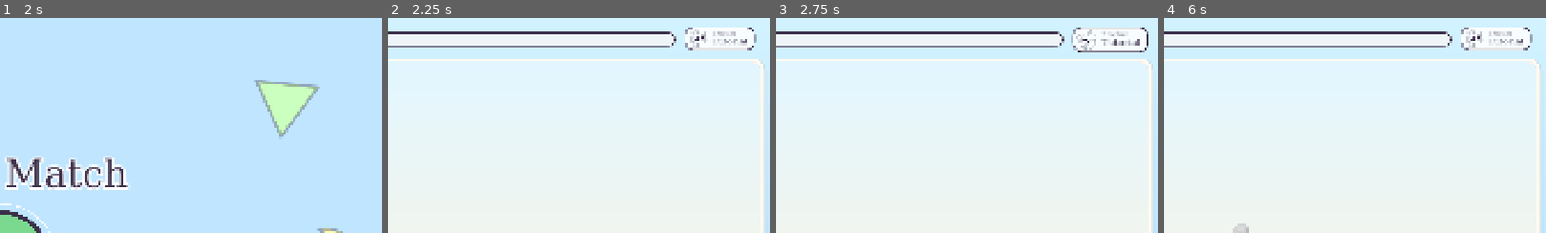
Above: before the commit, frames 1-4 (left to right).
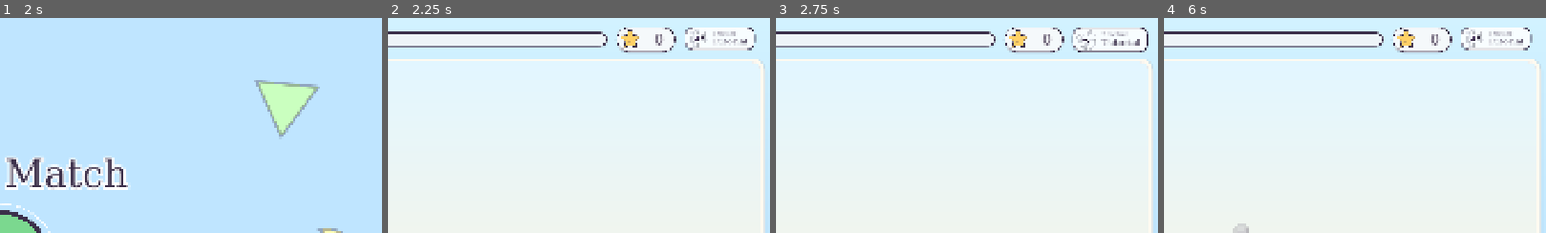
Above: after the commit, the same moments.

Repository: ooooonnnnn/Colorblind-Shape-Match
Game: Godot game, scene res://splash.tscn
Same seed, same stepped clock (60 frames per second), same inputs: the game is played once before the commit and once after it.
Inputs (mouse positions are % of the whole screen's width and height, from its top left):
- Up to frame 1 (2 s): tap Enter (ui_accept) at 0.5, 0.77 s; move the mouse to (72, 45) at 0.52 s; click (72, 45) at 0.67 s; drag from (30, 55) to (45, 70) at 1.27 s
- Up to frame 2 (2.25 s): click (50, 57) at 2 s
- Up to frame 3 (2.75 s): no input
- Up to frame 4 (6 s): click (3, 5) at 2.75 s; click (43, 55) at 3.52 s; click (3, 5) at 4.25 s; click (57, 55) at 5.02 s; click (50, 57) at 5.75 s
The pictures show only the part of the screen within x 50-100%, y 0-50%; the shares and areas given below are measured in that part.

Frame 1 is identical in both runs. In frame 2, 1.4% of the frame differs, in the area x 55-76%, y 4-16%; in frame 3, 1.4%; in frame 4, 1.4%.

Commit message:
Count the stars earned this run, with each level's star flying in
A pill in the header, beside the star meter, shows a happy star and how
many levels have been cleared this run. A cleared level's cheering star
no longer shrinks away after its moment in the middle: it flies off into
the counter, spinning and shrinking to fit, and the count goes up with a
bump, a sparkle and a bling. The tutorial's star, which doesn't count,
still shrinks away.

Also fixes the end of the game: pause had nothing to pause there and
ignored presses, leaving no way home. Its button now turns back into a
house, still pulsing, that goes home.

Co-Authored-By: Claude Opus 5.5 <noreply@anthropic.com>

Diff:
--- a/main.tscn
+++ b/main.tscn
@@ -3,6 +3,7 @@
 [ext_resource type="Theme" uid="uid://b426jgoyfty6l" path="res://ui_theme.tres" id="0_theme"]
 [ext_resource type="Script" uid="uid://fsp2vy8ki40l" path="res://scripts/main.gd" id="1_main"]
 [ext_resource type="Script" uid="uid://bv2qu221uye1x" path="res://scripts/timer_bar.gd" id="2_timer"]
+[ext_resource type="Script" uid="uid://krqkmpkxqlpi" path="res://scripts/star_counter.gd" id="19_counter"]
 [ext_resource type="Script" uid="uid://d3kmfc4fs10uw" path="res://scripts/backdrop.gd" id="18_backdrop"]
 [ext_resource type="AudioStream" uid="uid://d31jia44rl45k" path="res://sounds/uh_uh.mp3" id="4_uh_uh"]
 [ext_resource type="AudioStream" uid="uid://baeehieot3i2d" path="res://sounds/chime.mp3" id="5_chime"]
@@ -99,6 +100,13 @@
 mouse_filter = 2
 script = ExtResource("8_stars")
 
+[node name="Stars" type="Control" parent="Content/Header"]
+custom_minimum_size = Vector2(150, 64)
+layout_mode = 2
+size_flags_vertical = 4
+mouse_filter = 2
+script = ExtResource("19_counter")
+
 [node name="Testing" type="PanelContainer" parent="Content/Header"]
 layout_mode = 2
 size_flags_vertical = 4
--- a/scripts/effects.gd
+++ b/scripts/effects.gd
@@ -14,6 +14,7 @@
 const SWING := 0.35   # how far the flight path bows out to the side, as a fraction of its length
 const STREAM_ARRIVE := 0.3   # seconds before the first streaming stars reach their target
 const STREAM_SPREAD := 0.15  # seconds over which the rest of them leave, so they arrive in a run
+const STORE := 0.4    # seconds for a cheering star to fly off into its counter (see cheer)
 const RAYS := 12          # light rays turning slowly behind a cheering star
 const RAY_TURN := 0.6     # radians per second
 
@@ -105,9 +106,11 @@
 ## A big star that springs into view at center. Given from, the spot of a
 ## smaller star elsewhere on screen (see StarBar.star_spot), it flies from there
 ## instead, swinging out along a curve and spinning as it grows, and lands
-## FLIGHT seconds later. Unless stay is set it shrinks away after hold seconds;
-## with stay it bobs gently until clear() is called.
-func cheer(center: Vector2, side: float, hold := 1.0, stay := false, from := Rect2()) -> void:
+## FLIGHT seconds later. Unless stay is set it leaves after hold seconds:
+## given to, the spot of a star counter, it flies off into it, shrinking to
+## fit, over STORE seconds; otherwise it shrinks away. With stay it bobs
+## gently until clear() is called.
+func cheer(center: Vector2, side: float, hold := 1.0, stay := false, from := Rect2(), to := Rect2()) -> void:
 	clear_star()
 	_star_node = Node2D.new()
 	_star_node.position = center
@@ -131,6 +134,14 @@
 			_star_tween.tween_property(_star_node, "position:y", center.y - side * 0.06, 0.8)
 			_star_tween.tween_property(_star_node, "position:y", center.y, 0.8)
 		)
+	elif to.has_area():
+		# Off into the counter, picking up speed, spinning and shrinking to its star's size.
+		_star_tween.tween_interval(hold)
+		_star_tween.tween_property(self, "_rays", 0.0, 0.15)
+		_star_tween.parallel().tween_property(_star_node, "position", to.get_center(), STORE).set_trans(Tween.TRANS_QUAD).set_ease(Tween.EASE_IN)
+		_star_tween.parallel().tween_property(_star_node, "scale", Vector2.ONE * to.size.x / side, STORE).set_trans(Tween.TRANS_QUAD).set_ease(Tween.EASE_IN)
+		_star_tween.parallel().tween_property(_star_node, "rotation", TAU, STORE)
+		_star_tween.tween_callback(clear_star)
 	else:
 		_star_tween.tween_interval(hold)
 		_star_tween.tween_property(_star_node, "scale", Vector2.ZERO, 0.18).set_trans(Tween.TRANS_BACK).set_ease(Tween.EASE_IN)
--- a/scripts/main.gd
+++ b/scripts/main.gd
@@ -31,6 +31,7 @@
 @onready var content: VBoxContainer = $Content
 @onready var home: ToyButton = $Content/Header/Home
 @onready var star_bar: StarBar = $Content/Header/StarBar
+@onready var star_counter: StarCounter = $Content/Header/Stars
 @onready var testing: PanelContainer = $Content/Header/Testing
 @onready var timer_bar: TimerBar = $Content/TimerBar
 @onready var board: Panel = $Content/Board
@@ -59,7 +60,8 @@
 var _tutorial_pending := false  # the tutorial is still to be cleared this game
 var _hand: TutorialHand
 var level_num := 0
-var score := 0
+var score := 0  # levels cleared this run, not counting the tutorial
+var _game_over := false
 var holes: Array[ShapeView] = []
 var pieces: Array[ShapeView] = []
 var selected: ShapeView
@@ -399,6 +401,10 @@
 ## start. The home button pulses to show the way back.
 func end_game() -> void:
 	transitioning = true
+	_game_over = true
+	# Pause has nothing left to pause, so its button becomes the way home.
+	home.picture = "house"
+	home.queue_redraw()
 	var rect := board.get_global_rect()
 	effects.cheer(rect.get_center(), minf(rect.size.x, rect.size.y) * 0.5, 0.0, true)
 	effects.confetti(rect, 120)
@@ -429,8 +435,9 @@
 		_tutorial_pending = false
 	var delay := 0.7
 	if cleared:
-		# The stars and meter filling, the star's flight, its landing and a moment to enjoy it.
-		delay = Effects.STREAM_ARRIVE + StarBar.FILL_TIME + Effects.FLIGHT + 0.9
+		# The stars and meter filling, the star's flight, its landing, a moment
+		# to enjoy it and its trip into the counter.
+		delay = Effects.STREAM_ARRIVE + StarBar.FILL_TIME + Effects.FLIGHT + 0.9 + Effects.STORE
 		_cheer()
 	else:
 		whoosh.play()
@@ -453,10 +460,28 @@
 	if id != _level_id:
 		return
 	var rect := board.get_global_rect()
-	effects.cheer(rect.get_center(), minf(rect.size.x, rect.size.y) * 0.4, 0.35, false, star_bar.star_spot())
+	# The tutorial's star isn't counted, so it just shrinks away.
+	var to := Rect2() if tutorial else star_counter.star_spot()
+	effects.cheer(rect.get_center(), minf(rect.size.x, rect.size.y) * 0.4, 0.35, false, star_bar.star_spot(), to)
+	if not tutorial:
+		# After the landing's squash (0.32 s) and the hold, the trip in.
+		get_tree().create_timer(Effects.FLIGHT + 0.32 + 0.35 + Effects.STORE).timeout.connect(_star_stored.bind(id))
 	star_bar.take_star()
 	whoosh.play()
 	get_tree().create_timer(Effects.FLIGHT).timeout.connect(_star_landed.bind(id))
+
+
+## The cheering star has reached the counter: it counts up, with a sparkle and
+## a bling.
+func _star_stored(id: int) -> void:
+	if id != _level_id:
+		return
+	star_counter.add_one()
+	var spot := star_counter.star_spot()
+	effects.burst(spot.get_center(), spot.size.x * 0.5)
+	bling.pitch_scale = 1.5
+	bling.play()
+	_buzz(25)
 
 
 func _star_landed(id: int) -> void:
@@ -494,6 +519,9 @@
 ## carry on, the house to go home. Nothing moves meanwhile, the timer
 ## included, and the time away is given back to the timer and the stats.
 func _pause() -> void:
+	if _game_over:
+		_go_home()
+		return
 	if _pause_layer or transitioning:
 		return
 	if drag:
--- /dev/null
+++ b/scripts/star_counter.gd
@@ -0,0 +1,65 @@
+class_name StarCounter
+extends Control
+## The stars earned this run: a chunky pill with a happy star and the count.
+## A level's cheering star flies into it (see Effects.cheer), and it bumps
+## and wiggles as the count goes up.
+
+const STAR := 0.86  # the star's side, as a fraction of the pill's height
+
+var count := 0:
+	set(v):
+		count = v
+		queue_redraw()
+
+var _bump := 0.0:  # 0 at rest; swells the pill and tips the star while it springs back
+	set(v):
+		_bump = v
+		queue_redraw()
+
+
+func _init() -> void:
+	mouse_filter = Control.MOUSE_FILTER_IGNORE
+	custom_minimum_size = Vector2(150, 64)
+	size_flags_vertical = Control.SIZE_SHRINK_CENTER
+
+
+## Counts one more, with a springy bump.
+func add_one() -> void:
+	count += 1
+	var t := create_tween()
+	t.tween_property(self, "_bump", 0.0, 0.5).from(1.0).set_trans(Tween.TRANS_ELASTIC).set_ease(Tween.EASE_OUT)
+
+
+## Where on screen the star sits and its side, for a flying star to land in.
+func star_spot() -> Rect2:
+	var side := size.y * STAR
+	var center := get_global_transform() * Vector2(size.y / 2 + 4, size.y / 2)
+	return Rect2(center - Vector2.ONE * side / 2, Vector2.ONE * side)
+
+
+func _draw() -> void:
+	var swell := 1.0 + 0.12 * _bump
+	draw_set_transform(size / 2, 0, Vector2.ONE * swell)
+	var box := Rect2(-size / 2, size)
+	var pill := StyleBoxFlat.new()
+	pill.set_corner_radius_all(99)
+	pill.bg_color = Color(Icons.INK, 0.15)  # soft drop shadow
+	draw_style_box(pill, Rect2(box.position + Vector2(0, 3), box.size))
+	pill.bg_color = Color(1, 1, 1, 0.85)
+	draw_style_box(pill, box)
+	pill.bg_color = Color.TRANSPARENT
+	pill.set_border_width_all(3)
+	pill.border_color = Icons.INK
+	draw_style_box(pill, box)
+	var star_center := Vector2(-size.x / 2 + size.y / 2 + 4, 0)
+	draw_set_transform(size / 2 + star_center * swell, sin(_bump * 9.0) * 0.3 * _bump, Vector2.ONE * swell)
+	Effects.draw_star(self, Vector2.ZERO, size.y * STAR, Color("ffd166"))
+	draw_set_transform(size / 2, 0, Vector2.ONE * swell)
+	var font := get_theme_default_font()
+	var text := str(count)
+	var font_size := int(size.y * 0.58)
+	var w := font.get_string_size(text, HORIZONTAL_ALIGNMENT_LEFT, -1, font_size).x
+	var x := star_center.x + size.y * STAR / 2 + (size.x / 2 - (star_center.x + size.y * STAR / 2) - w) / 2
+	draw_string_outline(font, Vector2(x, font_size * 0.36), text, HORIZONTAL_ALIGNMENT_LEFT, -1, font_size, 8, Color.WHITE)
+	draw_string(font, Vector2(x, font_size * 0.36), text, HORIZONTAL_ALIGNMENT_LEFT, -1, font_size, Icons.INK)
+	draw_set_transform(Vector2.ZERO)
Not shown, added: scripts/star_counter.gd.uid
